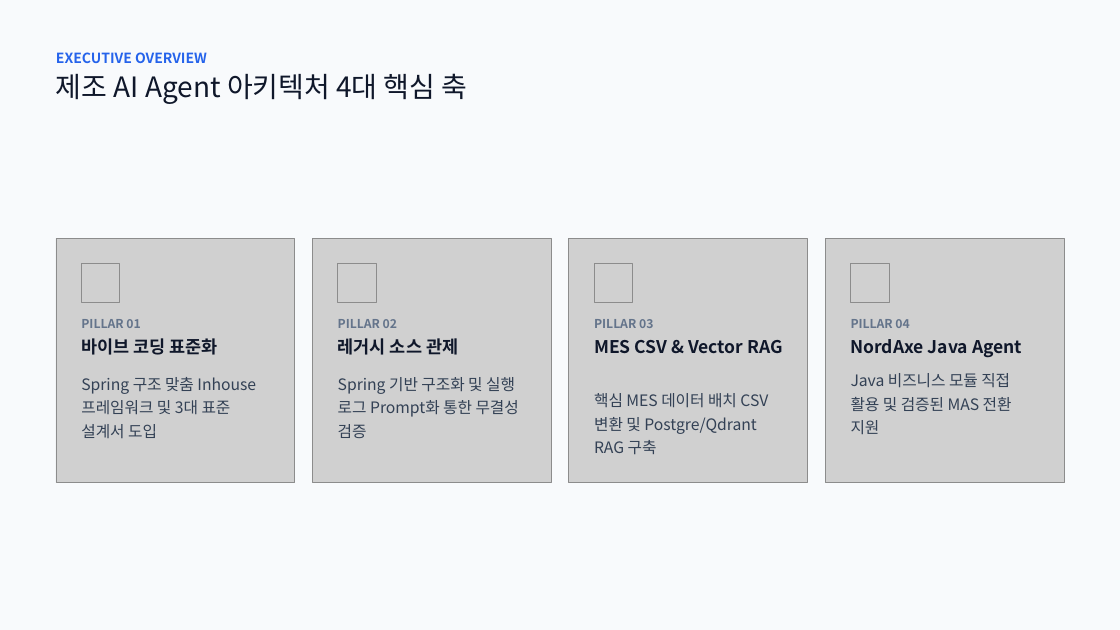
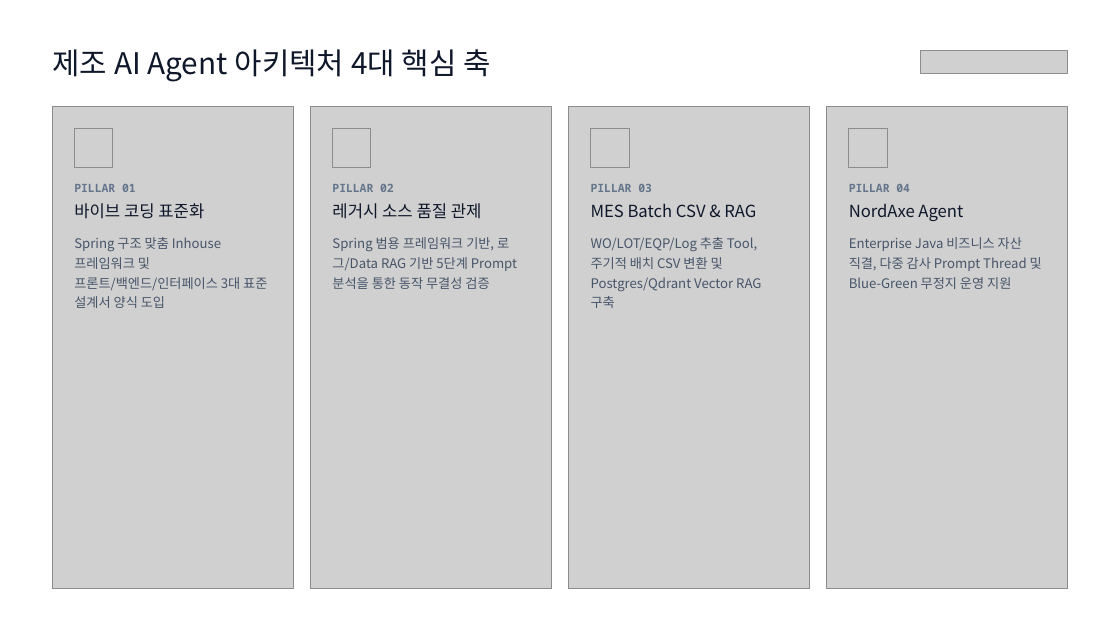
Before and after one commit to mordent/OpenProject, a slide deck: slide 2 of 제조 분야 AI Agent 아키텍처.pptx. Drawn at 1120x630 pixels with LibreOffice and Linux fonts; fonts in the diff are those of the drawing; grey boxes stand for pictures; background and template pictures are left out. Boxes give left, top, right and bottom in pixels: in the first picture for what was removed or moved away, otherwise in the second. Text is boxed around its words. In the diff, an @@ line names an element or a change of style, - is before the commit and + after.

```diff
--- a/제조 분야 AI Agent 아키텍처.pptx
+++ b/제조 분야 AI Agent 아키텍처.pptx
@@ background #F8FAFC to #FFFFFF @@
@@ text "제조 AI Agent 아키텍처 4대 ...": place and size @@
-text "제조 AI Agent 아키텍처 4대 ..." at box(56, 73, 468, 104)
+text "제조 AI Agent 아키텍처 4대 ..." at box(52, 49, 490, 82)
@@ text "제조 AI Agent 아키텍처 4대 ..." at box(52, 49, 490, 82): size 24 to 25.5 pt; vertical alignment top to middle @@
@@ text removed at box(56, 52, 207, 63) @@
-EXECUTIVE OVERVIEW
@@ picture added at box(920, 50, 1067, 74) @@
@@ picture: place and size @@
-picture at box(56, 239, 295, 483)
+picture at box(52, 107, 292, 588)
@@ picture: place and size @@
-picture at box(313, 239, 551, 483)
+picture at box(311, 107, 551, 588)
@@ picture: place and size @@
-picture at box(569, 239, 807, 483)
+picture at box(569, 107, 809, 588)
@@ picture: place and size @@
-picture at box(825, 239, 1064, 483)
+picture at box(827, 107, 1067, 588)
@@ picture added at box(75, 129, 113, 167) @@
@@ picture added at box(333, 129, 371, 167) @@
@@ picture added at box(591, 129, 629, 167) @@
@@ picture added at box(849, 129, 887, 167) @@
@@ text "바이브 코딩 표준화": place and size @@
-text "바이브 코딩 표준화" at box(81, 338, 218, 355)
+text "바이브 코딩 표준화" at box(74, 203, 204, 219)
@@ text "바이브 코딩 표준화" at box(74, 203, 204, 219): size 15 to 14.2 pt, bold off; line spacing 1 to 17.1pt @@
@@ text "PILLAR 01": place and size @@
-text "PILLAR 01" at box(81, 319, 140, 328)
+text "PILLAR 01" at box(74, 184, 136, 192)
@@ text "PILLAR 02": place and size @@
-text "PILLAR 02" at box(338, 319, 397, 328)
+text "PILLAR 02" at box(332, 184, 394, 192)
@@ text at box(332, 203, 482, 219): text changed; size 15 to 14.2 pt; bold off @@
-레거시 소스 관제
+레거시 소스 품질 관제
@@ text "PILLAR 03": place and size @@
-text "PILLAR 03" at box(594, 319, 653, 328)
+text "PILLAR 03" at box(591, 184, 652, 192)
@@ text at box(591, 203, 756, 217): text changed; size 15 to 14.2 pt; bold off @@
-MES CSV & Vector RAG
+MES Batch CSV & RAG
@@ size 10.5 to 9.8 pt, font Noto Sans CJK KR to Noto Sans Mono in 4 elements at box(332, 184, 394, 192), box(591, 184, 652, 192), box(74, 184, 136, 192), box(849, 184, 910, 192) @@
@@ text "PILLAR 04": place and size @@
-text "PILLAR 04" at box(851, 319, 909, 328)
+text "PILLAR 04" at box(849, 184, 910, 192)
@@ text at box(849, 203, 963, 221): text changed; size 15 to 14.2 pt; bold off @@
-NordAxe Java Agent
+NordAxe Agent
@@ text at box(74, 237, 267, 308): text changed; size 13.5 to 11.2 pt; text colour #334155 to #475569 @@
-Spring 구조 맞춤 Inhouse 프레임워크 및 3대 표준 설계서 도입
+Spring 구조 맞춤 Inhouse 프레임워크 및 프론트/백엔드/인터페이스 3대 표준 설계서 양식 도입
@@ text at box(332, 237, 517, 289): text changed; size 13.5 to 11.2 pt; text colour #334155 to #475569 @@
-Spring 기반 구조화 및 실행 로그 Prompt화 통한 무결성 검증
+Spring 범용 프레임워크 기반, 로그/Data RAG 기반 5단계 Prompt 분석을 통한 동작 무결성 검증
@@ text at box(591, 237, 761, 308): text changed; size 13.5 to 11.2 pt; text colour #334155 to #475569 @@
-핵심 MES 데이터 배치 CSV 변환 및 Postgre/Qdrant RAG 구축
+WO/LOT/EQP/Log 추출 Tool, 주기적 배치 CSV 변환 및 Postgres/Qdrant Vector RAG 구축
@@ text at box(849, 237, 1042, 289): text changed; size 13.5 to 11.2 pt; text colour #334155 to #475569 @@
-Java 비즈니스 모듈 직접 활용 및 검증된 MAS 전환 지원
+Enterprise Java 비즈니스 자산 직결, 다중 감사 Prompt Thread 및 Blue-Green 무정지 운영 지원
@@ picture removed at box(82, 264, 120, 302) @@
@@ picture removed at box(338, 264, 376, 302) @@
@@ picture removed at box(594, 264, 633, 302) @@
@@ picture removed at box(850, 264, 889, 302) @@
```
Also in this commit, not shown: 10 other slides changed, 1 slide added, 2 slides removed.
